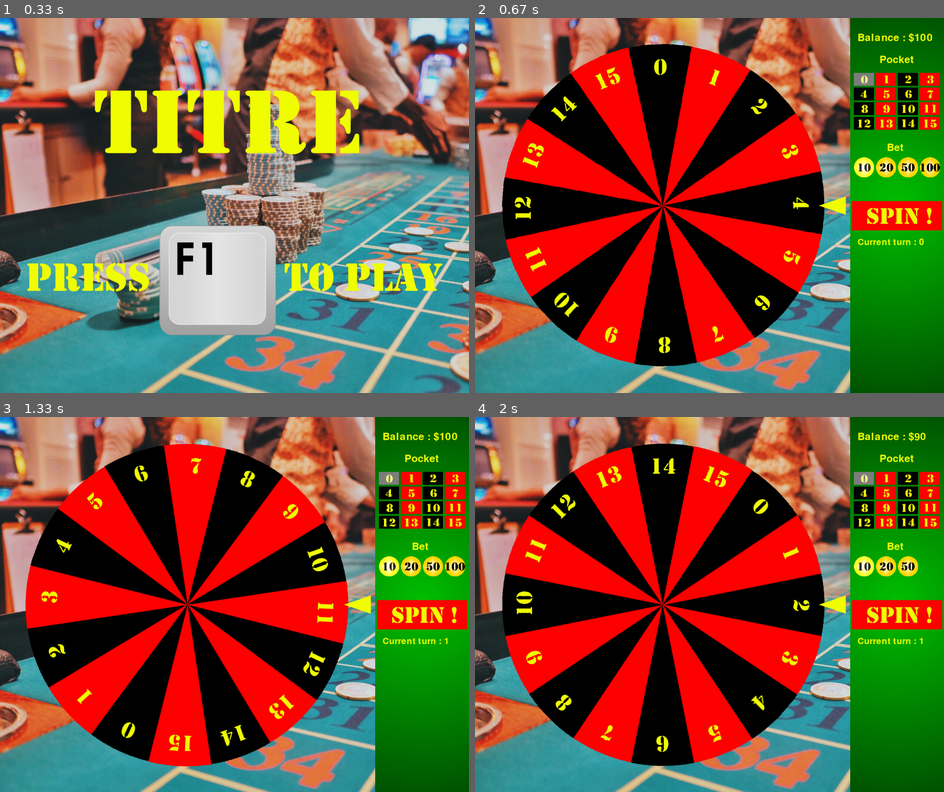
Above: before the commit, frames 1-4 (two rows, left to right).
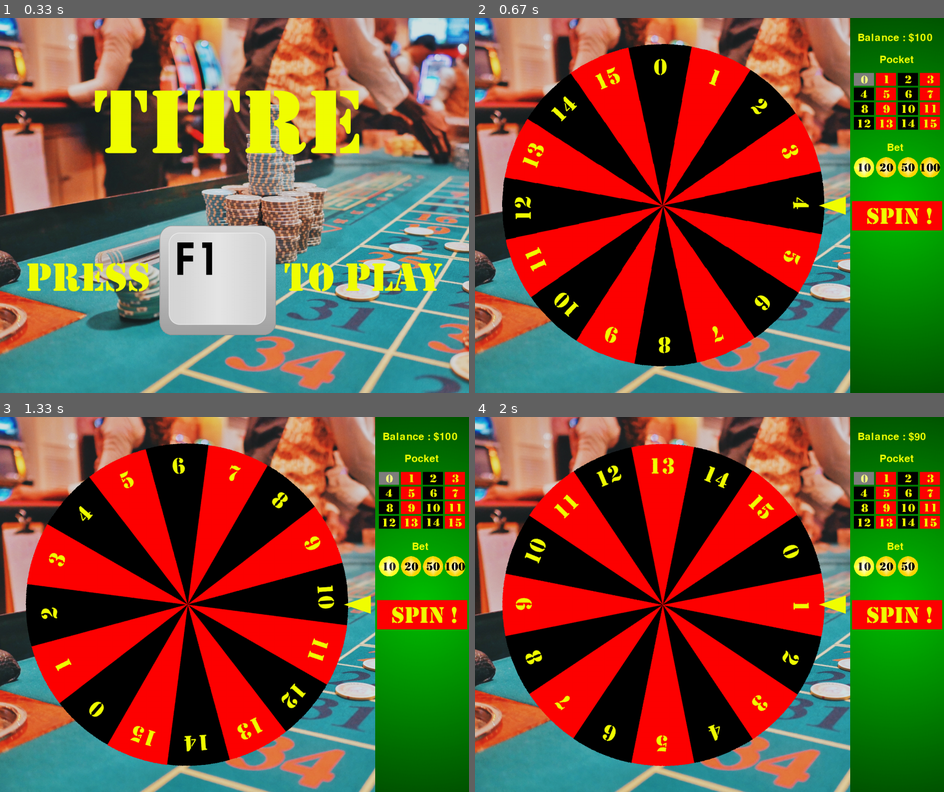
Above: after the commit, the same moments.

Repository: mehradn7/cryptocasino
Game: pygame game, started from main.py
Same seed, same stepped clock (60 frames per second), same inputs: the game is played once before the commit and once after it.
Inputs (mouse positions are in pixels of both pictures, inside the frame that each line leads up to):
- Up to frame 1 (0.33 s): no input
- Up to frame 2 (0.67 s): hold F1 from 0.33 s (still down); move the mouse to (690, 220) at 0.37 s
- Up to frame 3 (1.33 s): release F1 at 0.8 s; click (422, 615) at 0.95 s
- Up to frame 4 (2 s): no input

Frame 1 is identical in both runs. In frame 2, 0.1% of the frame differs, in the area x 81-96%, y 58-61%; in frame 3, 34%; in frame 4, 46%, in the area x 5-96%, y 7-94%.

Commit message:
The prng used is different if you use f1 f2 or f3 to start the game

Diff:
--- a/events.py
+++ b/events.py
@@ -4,10 +4,10 @@
 # A class that manages all the events occuring throughout the game
 class EventManager:
 
-    def __init__(self, window_manager, prngMode="lfsr"):
+    def __init__(self, window_manager):
         self.state = "Menu"
         self.window_manager = window_manager
-        self.model = model.Model(prngMode)
+        self.model = None
 
 
     def manageEvent(self, event):
@@ -16,11 +16,22 @@
         if self.state == "Roulette":
             self.manageRoulette(event)
 
+
+    def startGame(self, prng):
+        self.model = model.Model(prng)
+        self.state = "Roulette"
+        self.window_manager.initRoulette()
+        self.window_manager.initSideMenu(self.model)
+
+
     def manageMenu(self, event):
         if (event.type == pygame.KEYDOWN and event.key == pygame.K_F1):
-            self.state = "Roulette"
-            self.window_manager.initRoulette()
-            self.window_manager.initSideMenu(self.model)
+            self.startGame("lfsr")
+        elif (event.type == pygame.KEYDOWN and event.key == pygame.K_F2):
+            self.startGame("mt")
+        elif (event.type == pygame.KEYDOWN and event.key == pygame.K_F3):
+            self.startGame("mt_truncated")
+
 
     def manageRoulette(self, event):
         if (event.type == pygame.KEYDOWN and event.key == pygame.K_SPACE):
--- a/main.py
+++ b/main.py
@@ -7,7 +7,7 @@
 import rng.randomNumber as randomNumber
 import utils
 
-def mainLoop(mode="lfsr"):
+def mainLoop():
     print("Init pygame mainloop")
     pygame.init()
 
@@ -15,7 +15,7 @@
     clock = pygame.time.Clock()
     window_manager = interface.WindowManager()
     window_manager.initMainMenu()
-    event_manager = events.EventManager(window_manager, mode)
+    event_manager = events.EventManager(window_manager)
 
     while running:
         clock.tick(30)
@@ -45,7 +45,7 @@
 
 if __name__ == "__main__":
     # execute only if run as a script
-    mainLoop("mt_truncated")
+    mainLoop()
     #testRNG("lfsr")
     #testRNG("mersenne twister")
     #testWriteOutput(nbOut=8*625)
